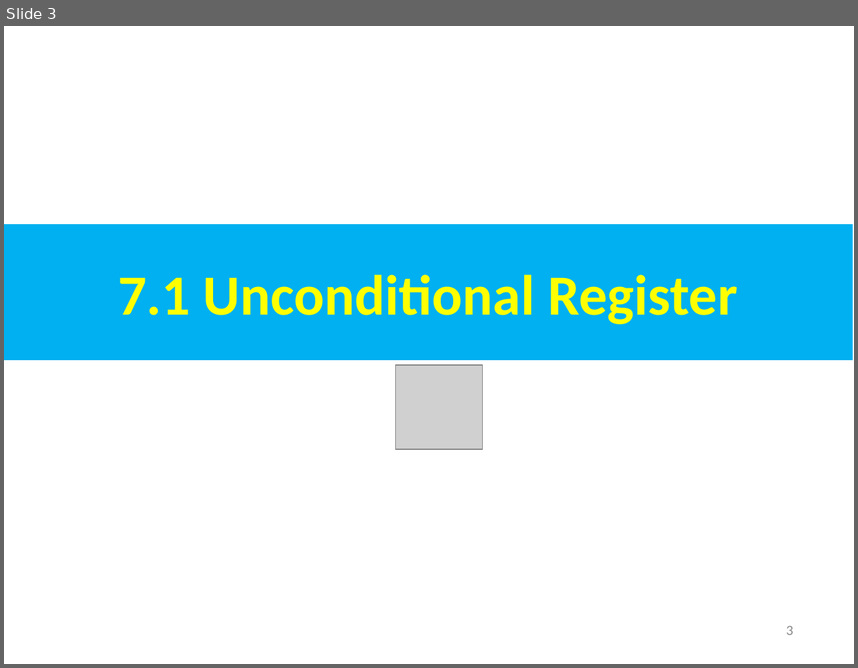
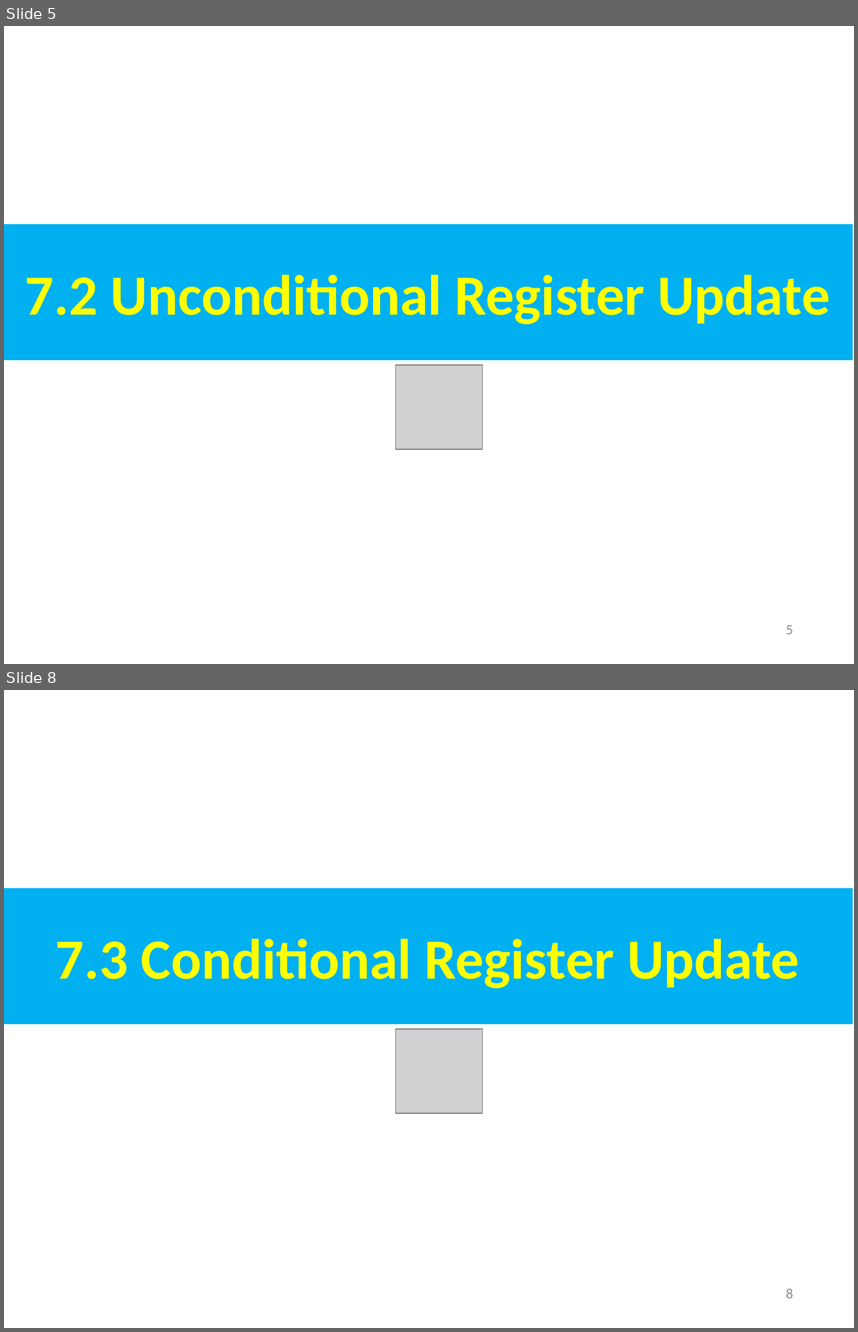
Before and after one commit to peterhchen/AIU_CS800_Chisel, a slide deck: 700_Dev_Guide/007_Register/000_Video/007_Register.ppt. Shown one above the other, each under a label of ours: slide 3 before the commit, slides 5 and 8 after it; the slides between them are not shown. The pictures are 858x668 and 858x1332 pixels, drawn with LibreOffice and Linux fonts; fonts in the diff are those of the drawing; grey boxes stand for pictures. Boxes give left, top, right and bottom in pixels: in the first picture for what was removed or moved away, otherwise in the second. Text is boxed around its words. In the diff, an @@ line names an element or a change of style, - is before the commit and + after.

```diff
--- a/700_Dev_Guide/007_Register/000_Video/007_Register.ppt
+++ b/700_Dev_Guide/007_Register/000_Video/007_Register.ppt
@@ slide 8 added at (x1=4, y1=690, x2=854, y2=1328), background #FFFFFF @@
@@ rectangle added at (x1=4, y1=888, x2=853, y2=1024), fill #00B0F0, 48 pt, text #FFFF00, bold @@
+7.3 Conditional Register Update
@@ picture added at (x1=396, y1=1029, x2=483, y2=1114) @@
@@ page number added at (x1=786, y1=1288, x2=793, y2=1298), 12 pt, text #8B8B8B @@
+8
@@ what was slide 3 is now slide 5 @@
@@ slide 5 changed as well @@
@@ text in rectangle at (x1=25, y1=274, x2=830, y2=324): text changed @@
-7.1 Unconditional Register
+7.2 Unconditional Register Update
@@ page number at (x1=786, y1=625, x2=793, y2=634): text changed @@
-3
+5
```
Also in this commit, not shown: 1 other slide changed, 12 other slides added.
